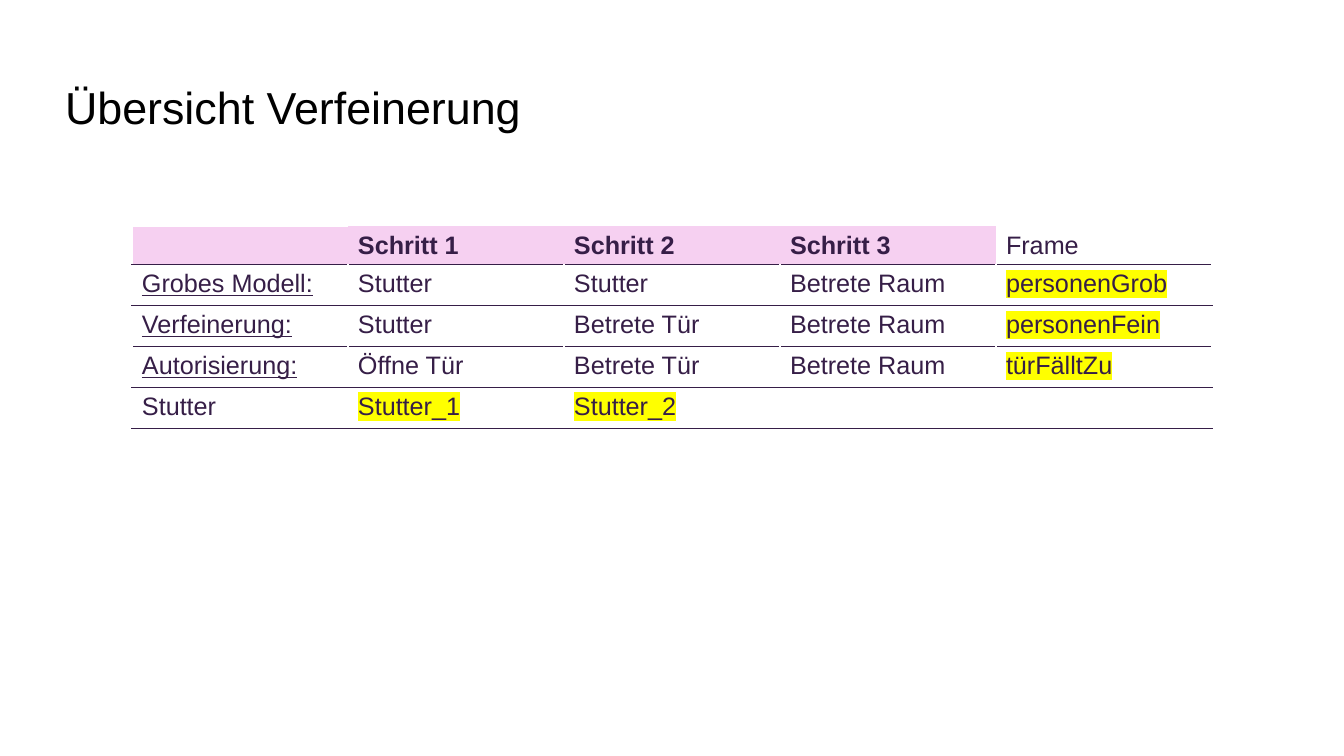
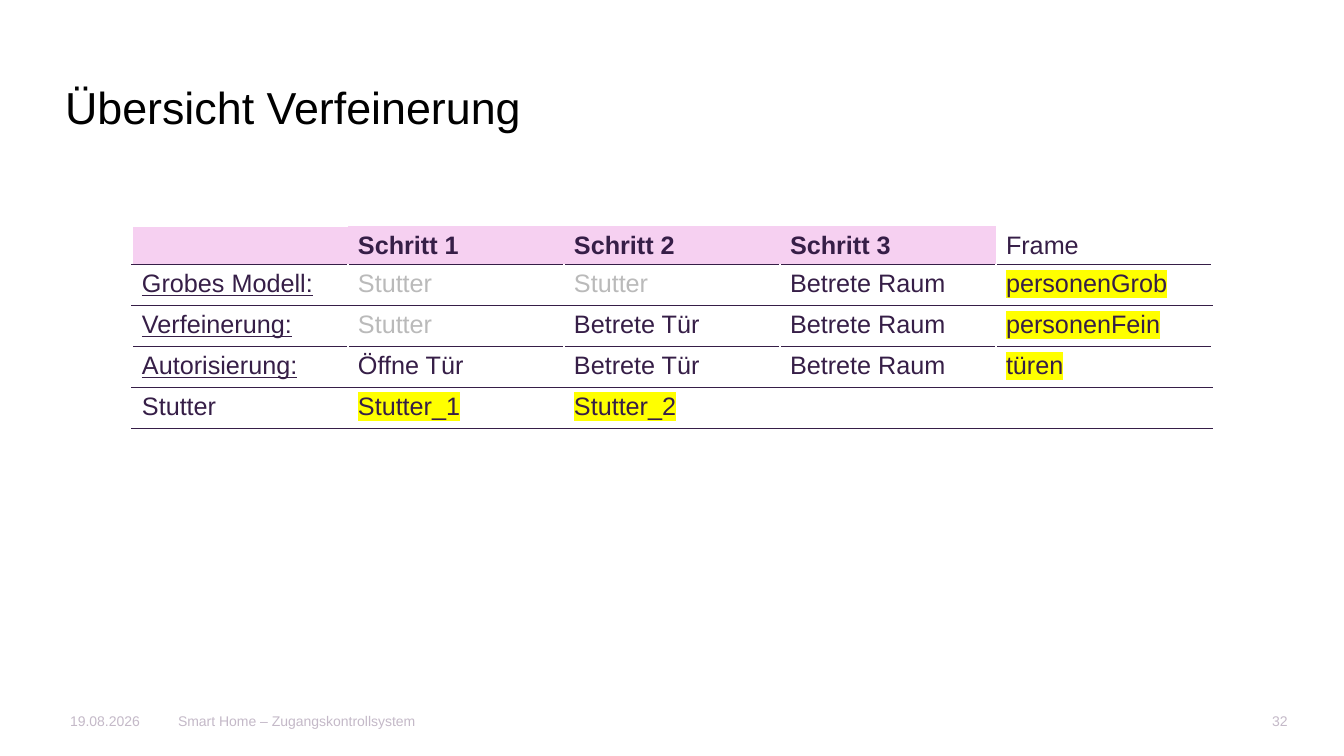
Before and after one commit to AnnaLiviaMartin/rs-smart-home, a slide deck: slide 32 of presentation/Smart_Home_Zugangskontrollsystem.pptx (slide 34 before the commit). Drawn at 1344x756 pixels with LibreOffice and Linux fonts; fonts in the diff are those of the drawing; background and template pictures are left out. Boxes give left, top, right and bottom in pixels: in the first picture for what was removed or moved away, otherwise in the second. Text is boxed around its words. In the diff, an @@ line names an element or a change of style, - is before the commit and + after.

```diff
--- a/presentation/Smart_Home_Zugangskontrollsystem.pptx
+++ b/presentation/Smart_Home_Zugangskontrollsystem.pptx
@@ table at box(132, 227, 1211, 431) @@
-row 4, column 5: türFälltZu
+row 4, column 5: türen
@@ text colour #361E47 to #BABABA in "Stutter", "Stutter", "Stutter" @@
@@ text added at box(70, 716, 140, 726), 10 pt, text #C4B9C8 @@
+19.08.2026
@@ text added at box(178, 716, 416, 729), 10 pt, text #C4B9C8 @@
+Smart Home – Zugangskontrollsystem
@@ page number added at box(1272, 716, 1288, 726), 10 pt, text #C4B9C8 @@
+32
```
Also in this commit, not shown: 18 other slides changed, 4 slides added, 5 slides removed.
